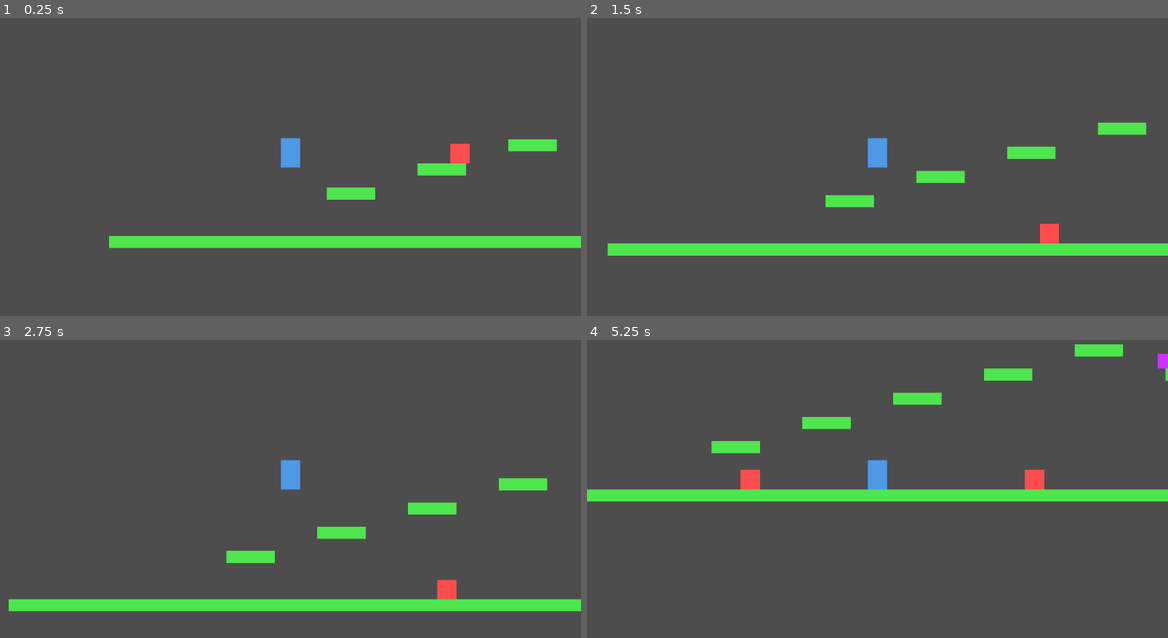
Above: before the commit, frames 1-4 (two rows, left to right).
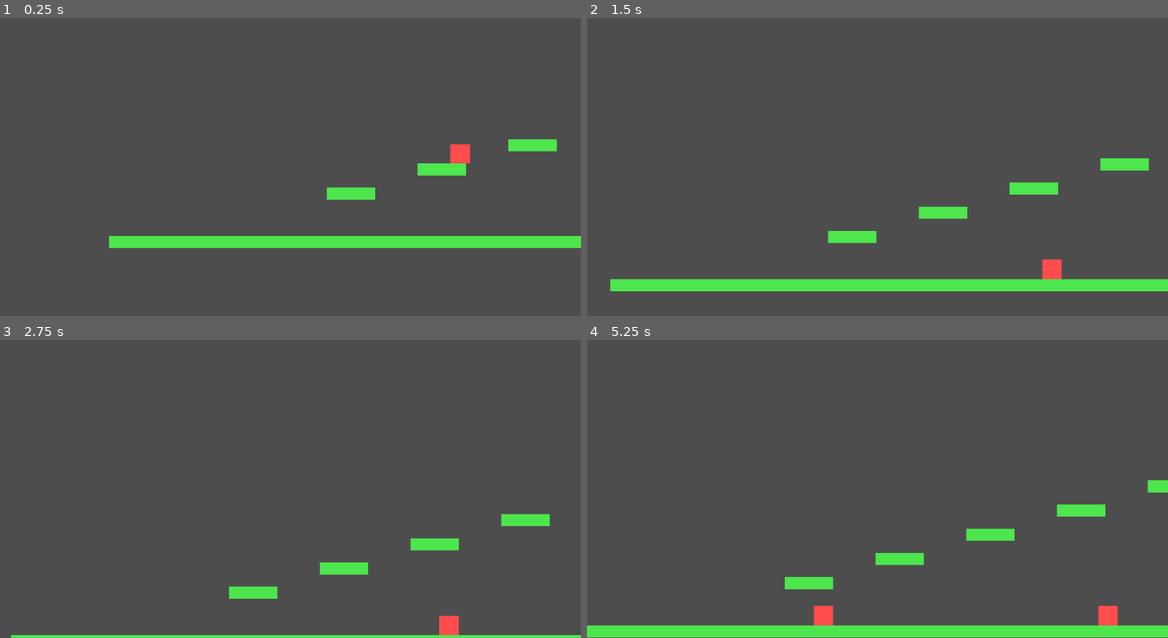
Above: after the commit, the same moments.

Repository: saidaquicaramba/Sonic-Game
Game: Godot game, scene res://scenes/levels/Level1.tscn
Same seed, same stepped clock (60 frames per second), same inputs: the game is played once before the commit and once after it.
Inputs:
- Up to frame 1 (0.25 s): no input
- Up to frame 2 (1.5 s): hold D (move_right) from 0.53 s (still down); tap Space (jump) at 0.6, 0.77, 1.07, 1.35 s
- Up to frame 3 (2.75 s): tap Space (jump) at 1.52, 1.82, 2.1 s; release D (move_right) at 2.03 s; hold A (move_left) from 2.03 s (still down)
- Up to frame 4 (5.25 s): release A (move_left) at 2.78 s; hold D (move_right) 2.78-4.28 s; tap Space (jump) at 2.85, 3.02, 3.32, 3.6, 3.77, 4.07, 4.35, 4.52, 4.82, 5.1 s; tap Escape (ui_cancel) at 4.15 s; hold A (move_left) 4.28-5.03 s; hold D (move_right) from 5.03 s (still down)

The runs differ from the first frame. In frame 1, 0.4% of the frame differs, in the area x 48-81%, y 40-51%; in frame 2, 12%; in frame 3, 8.8%; in frame 4, 13%, in the area x 0-100%, y 1-100%.

Commit message:
🎮 MEGA INTEGRAÇÃO: Sistema de Ataque + Invulnerabilidade + Player Profissional + Pausa (Ponto-Final + Sonic)

Diff:
--- a/sonic-godot-game-fixed/scenes/player/Player.tscn
+++ b/sonic-godot-game-fixed/scenes/player/Player.tscn
@@ -1,22 +1,42 @@
-[gd_scene load_steps=3 format=3 uid="uid://player"]
+[gd_scene load_steps=5 format=3 uid="uid://player"]
 
 [ext_resource type="Script" path="res://scripts/player/Player.gd" id="1"]
+[ext_resource type="Texture2D" uid="uid://cpjc6qlc5bwcm" path="res://sprites/player_pontofinal.png" id="2"]
 
-[sub_resource type="RectangleShape2D" id="RectangleShape2D_1"]
-size = Vector2(32, 48)
+[sub_resource type="CircleShape2D" id="CircleShape2D_1"]
+radius = 83.294655
 
-[node name="Player" type="CharacterBody2D" groups=["player"]]
+[sub_resource type="CircleShape2D" id="CircleShape2D_2"]
+radius = 98.731964
+
+[sub_resource type="CircleShape2D" id="CircleShape2D_3"]
+radius = 126.09917
+
+[node name="Player" type="CharacterBody2D" groups=["Player", "player"]]
+collision_layer = 1
+collision_mask = 30
 script = ExtResource("1")
 
+[node name="Sprite2D" type="Sprite2D" parent="."]
+texture = ExtResource("2")
+
 [node name="CollisionShape2D" type="CollisionShape2D" parent="."]
-shape = SubResource("RectangleShape2D_1")
+shape = SubResource("CircleShape2D_1")
 
-[node name="ColorRect" type="ColorRect" parent="."]
-offset_left = -16.0
-offset_top = -24.0
-offset_right = 16.0
-offset_bottom = 24.0
-color = Color(0.3, 0.6, 0.9, 1.0)
+[node name="playerHitBox" type="Area2D" parent="." groups=["playerHitBox"]]
+collision_layer = 1
+collision_mask = 0
+
+[node name="playerHitBox2" type="CollisionShape2D" parent="playerHitBox"]
+shape = SubResource("CircleShape2D_2")
+
+[node name="pontoAttack" type="Area2D" parent="." groups=["playerAttack"]]
+collision_layer = 1
+collision_mask = 0
+
+[node name="pontoAttack2" type="CollisionShape2D" parent="pontoAttack"]
+shape = SubResource("CircleShape2D_3")
+disabled = true
 
 [node name="Camera2D" type="Camera2D" parent="."]
 zoom = Vector2(1.2, 1.2)
--- a/sonic-godot-game-fixed/scripts/player/Player.gd
+++ b/sonic-godot-game-fixed/scripts/player/Player.gd
@@ -1,10 +1,19 @@
 extends CharacterBody2D
 
+@onready var ponto_attack: Area2D = $pontoAttack
+@onready var ponto_attack_2: CollisionShape2D = $pontoAttack/pontoAttack2
+@onready var collision_shape_2d: CollisionShape2D = $CollisionShape2D
+@onready var player_hit_box: Area2D = $playerHitBox
+
+# Variaveis de Movimento
 @export var speed = 200.0
 @export var jump_force = -400.0
 @export var acceleration = 25.0
 @export var friction = 20.0
 @export var max_lives = 3
+
+# Variaveis de Ataque (do Ponto-Final)
+@export var attack_duration = 3.0  # Duração do ataque em segundos
 
 var gravity = ProjectSettings.get_setting("physics/2d/default_gravity")
 var current_lives = 3
@@ -14,6 +23,8 @@
 var blink_speed = 0.1
 var blink_timer = 0.0
 var is_visible_state = true
+var can_move = true
+var dir = 0
 
 func _ready():
 	set_collision_layer_value(1, true)  # Player layer
@@ -24,22 +35,23 @@
 
 	current_lives = max_lives
 	GameManager.set_player(self)
+	ponto_attack_2.disabled = true
 
 func _physics_process(delta):
 	# Aplicar gravidade
 	if not is_on_floor():
 		velocity.y += gravity * delta
 
-	# Movimento horizontal
-	var input_x = Input.get_axis("move_left", "move_right")
+	# Movimento horizontal com verificação de canMove
+	dir = Input.get_axis("move_left", "move_right")
 
-	if input_x != 0:
-		velocity.x = move_toward(velocity.x, input_x * speed, acceleration)
+	if dir != 0 and can_move:
+		velocity.x = move_toward(velocity.x, dir * speed, acceleration)
 	else:
 		velocity.x = move_toward(velocity.x, 0, friction)
 
 	# Pulo
-	if Input.is_action_just_pressed("jump") and is_on_floor():
+	if Input.is_action_just_pressed("jump") and is_on_floor() and can_move:
 		velocity.y = jump_force
 
 	move_and_slide()
@@ -56,11 +68,31 @@
 		if blink_timer <= 0:
 			is_visible_state = not is_visible_state
 			blink_timer = blink_speed
-			$ColorRect.visible = is_visible_state
+			$Sprite2D.visible = is_visible_state
 
 		if invulnerability_timer <= 0:
 			is_invulnerable = false
-			$ColorRect.visible = true
+			$Sprite2D.visible = true
+
+func _process(delta: float) -> void:
+	# Sistema de ataque (ui_down)
+	if Input.is_action_just_pressed("ui_down"):
+		can_move = false
+		ponto_attack_2.disabled = false
+		await (get_tree().create_timer(attack_duration).timeout)
+		can_move = true
+		ponto_attack_2.disabled = true
+
+	# Invulnerabilidade após dano
+	if is_invulnerable:
+		set_collision_mask_value(3, false)
+		set_collision_mask_value(4, false)
+		set_collision_mask_value(5, false)
+		await (get_tree().create_timer(invulnerability_time).timeout)
+		set_collision_mask_value(3, true)
+		set_collision_mask_value(4, true)
+		set_collision_mask_value(5, true)
+		is_invulnerable = false
 
 func _respawn():
 	global_position = Vector2(100, 300)
--- /dev/null
+++ b/sonic-godot-game-fixed/scripts/ui/PauseScreen.gd
@@ -0,0 +1,20 @@
+extends CanvasLayer
+
+@onready var resume_button: Button = $VBoxContainer/resumeButton
+@onready var leave_button: Button = $VBoxContainer/leaveButton
+
+func _ready() -> void:
+	visible = false
+
+func _unhandled_input(event):
+	if event.is_action_pressed("ui_cancel"):
+		visible = true
+		get_tree().paused = true
+
+func _on_resume_button_pressed() -> void:
+	get_tree().paused = false
+	visible = false
+
+func _on_leave_button_pressed() -> void:
+	get_tree().paused = false
+	get_tree().change_scene_to_file("res://scenes/levels/Level1.tscn")
